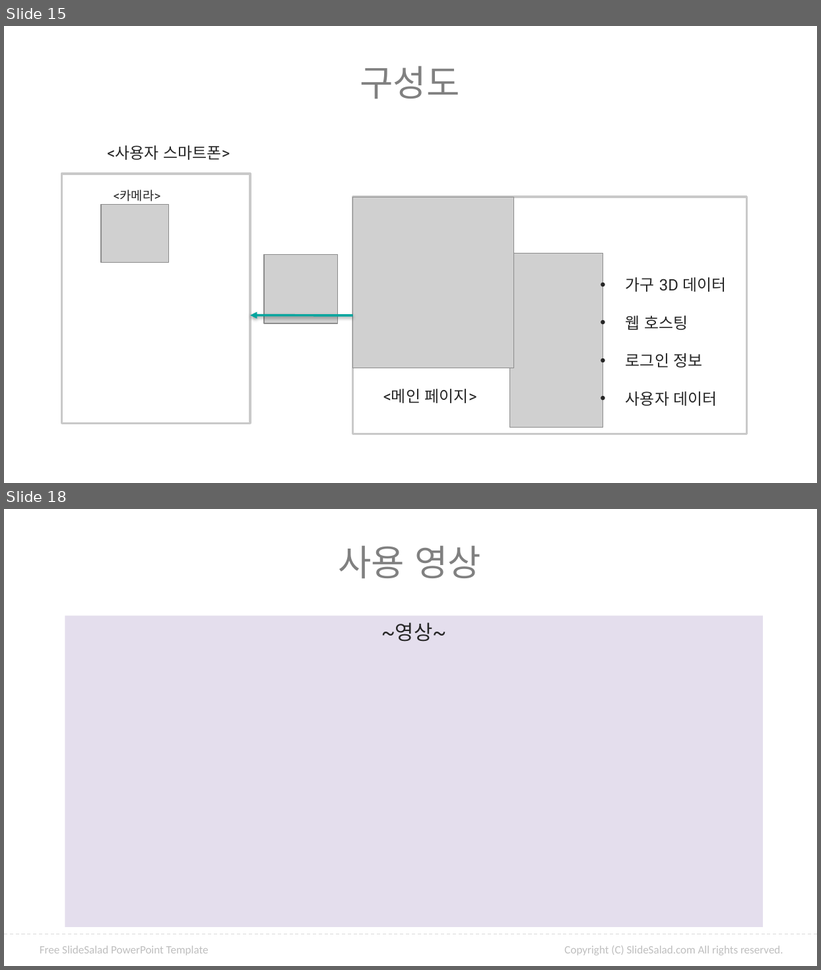
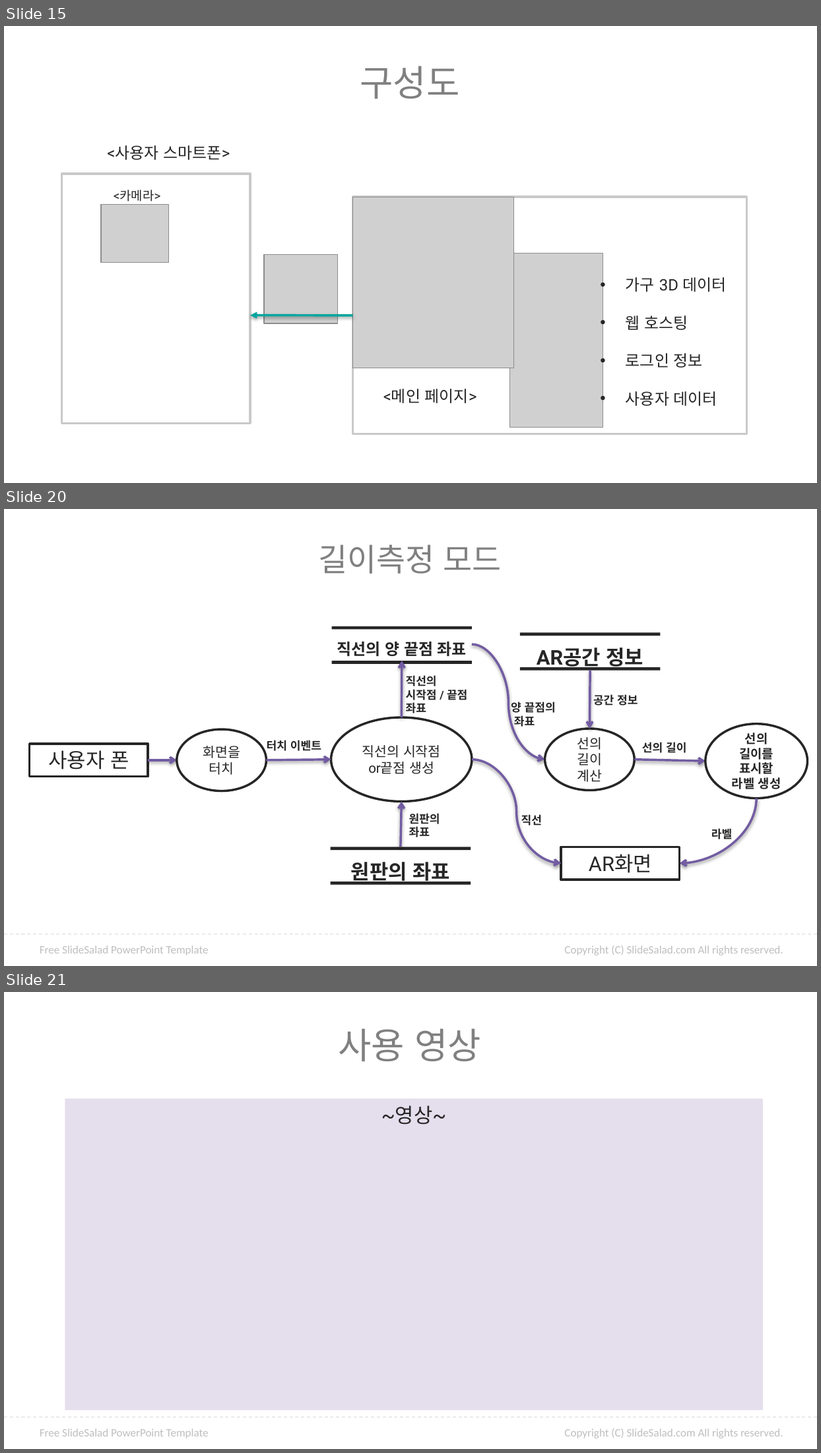
Before and after one commit to ptyoiy/ARwork, a slide deck: 호남-발표자료.pptx. Shown one above the other, each under a label of ours: slides 15 and 18 before the commit, slides 15, 20 and 21 after it; the slides between them are not shown. The pictures are 821x970 and 821x1453 pixels, drawn with LibreOffice and Linux fonts; fonts in the diff are those of the drawing; grey boxes stand for pictures; background and template pictures are left out. Boxes give left, top, right and bottom in pixels: in the first picture for what was removed or moved away, otherwise in the second. Text is boxed around its words. In the diff, an @@ line names an element or a change of style, - is before the commit and + after.

```diff
--- a/호남-발표자료.pptx
+++ b/호남-발표자료.pptx
@@ slide 20 added at box(4, 509, 817, 966), background #FFFFFF; not listed: 3 template elements that a slide beside it also shows @@
@@ text added at box(318, 545, 502, 574), 28 pt, text #808080 @@
+길이측정 모드
@@ rectangle added at box(331, 626, 471, 629), fill #262626 @@
@@ text added at box(337, 642, 467, 656), 14 pt, text #262626, bold @@
+직선의 양 끝점 좌표
@@ curved arrow added from (473, 645) to (545, 759), #725CA2 2 pt @@
@@ rectangle added at box(520, 632, 660, 636), fill #262626 @@
@@ rectangle added at box(331, 661, 471, 664), fill #262626 @@
@@ arrow added from (401, 718) to (401, 661), #725CA2 2 pt @@
@@ text added at box(537, 648, 644, 671), 18 pt, text #262626, bold @@
+AR공간 정보
@@ text added at box(406, 675, 467, 714), 10 pt, text #262626, bold @@
+직선의
+시작점 / 끝점
+좌표
@@ rectangle added at box(520, 667, 660, 671), fill #262626 @@
@@ arrow added from (590, 671) to (589, 729), #725CA2 2 pt @@
@@ text added at box(511, 702, 556, 727), 10 pt, text #262626, bold @@
+양 끝점의
+좌표
@@ text added at box(593, 694, 638, 706), 10 pt, text #262626, bold @@
+공간 정보
@@ ellipse added at box(331, 718, 471, 802), fill #FFFFFF, outline #262626 2 pt, 12 pt, text #262626 @@
+직선의 시작점or끝점 생성
@@ ellipse added at box(706, 723, 808, 799), fill #FFFFFF, outline #262626 2 pt, 11 pt, text #262626, bold @@
+선의 길이를 표시할 라벨 생성
@@ rectangle added at box(29, 744, 148, 776), fill #FFFFFF, outline #262626 2 pt, 18 pt, text #262626 @@
+사용자 폰
@@ ellipse added at box(177, 729, 267, 791), fill #FFFFFF, outline #262626 2 pt, 12 pt, text #262626 @@
+화면을 터치
@@ text added at box(267, 740, 321, 751), 10 pt, text #262626, bold @@
+터치 이벤트
@@ ellipse added at box(545, 729, 634, 790), fill #FFFFFF, outline #262626 2 pt, 12 pt, text #262626 @@
+선의 길이 계산
@@ text added at box(642, 742, 686, 753), 10 pt, text #262626, bold @@
+선의 길이
@@ arrow added from (148, 760) to (177, 760), #725CA2 2 pt @@
@@ arrow added from (267, 760) to (331, 759), #725CA2 2 pt @@
@@ curved arrow added from (473, 759) to (561, 863), #725CA2 2 pt @@
@@ arrow added from (634, 759) to (706, 761), #725CA2 2 pt @@
@@ arrow added from (401, 848) to (401, 802), #725CA2 2 pt @@
@@ curved arrow added from (756, 799) to (680, 863), #725CA2 2 pt @@
@@ text added at box(409, 813, 440, 838), 10 pt, text #262626, bold @@
+원판의
+좌표
@@ text added at box(521, 815, 542, 826), 10 pt, text #262626, bold @@
+직선
@@ text added at box(712, 828, 732, 840), 10 pt, text #262626, bold @@
+라벨
@@ rectangle added at box(331, 848, 471, 850), fill #262626 @@
@@ text added at box(351, 862, 450, 885), 18 pt, text #262626, bold @@
+원판의 좌표
@@ rectangle added at box(561, 848, 680, 880), fill #FFFFFF, outline #262626 2 pt, 18 pt, text #262626 @@
+AR화면
@@ rectangle added at box(331, 882, 471, 885), fill #262626 @@
@@ what was slide 18 is now slide 21 @@
```
Also in this commit, not shown: 3 slides changed, 3 other slides added, 1 slide removed, 7 other files.
